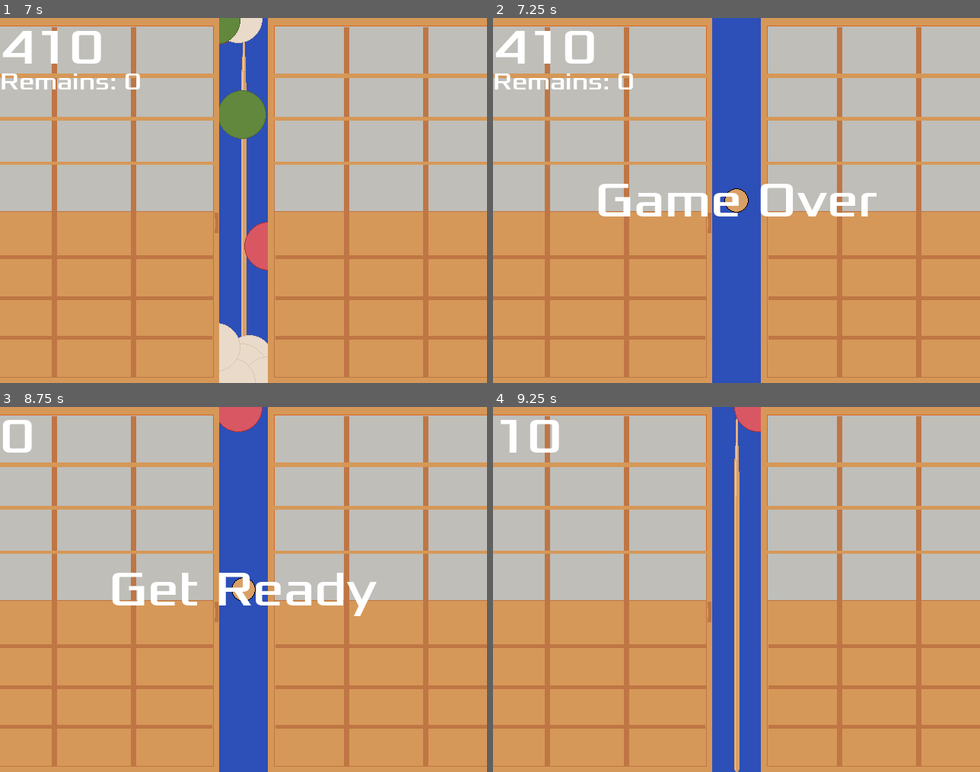
Above: before the commit, frames 1-4 (two rows, left to right).
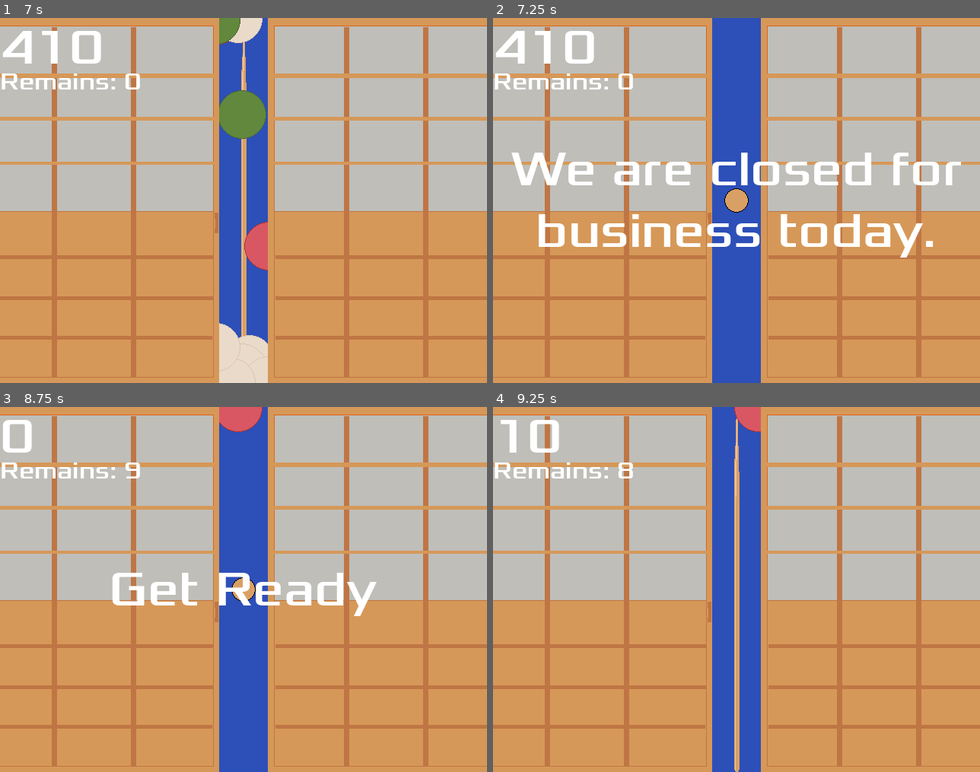
Above: after the commit, the same moments.

Repository: zundouz/ldjam54_odango
Game: Godot game, scene res://main.tscn
Same seed, same stepped clock (60 frames per second), same inputs: the game is played once before the commit and once after it.
Inputs (mouse positions are in pixels of both pictures, inside the frame that each line leads up to):
- Up to frame 1 (7 s): tap Space (space) at 0.5, 2, 2.1, 5.1 s; move the mouse to (350, 182) at 0.52 s; hold Up (move_up) 0.53-1.28 s; tap Enter (enter) at 0.6, 3.6, 6.6 s; move the mouse to (146, 218) at 1.27 s; click (146, 218) at 1.35 s; move the mouse to (292, 120) at 2.02 s; hold Up (move_up) 2.03-3.53 s; move the mouse to (219, 273) at 2.77 s; tap W (w_key) at 2.85, 5.85 s; move the mouse to (389, 255) at 3.52 s; move the mouse to (97, 145) at 4.27 s; click (97, 145) at 4.35 s; move the mouse to (267, 200) at 5.02 s; move the mouse to (170, 109) at 5.77 s; hold Up (move_up) from 5.78 s (still down); move the mouse to (350, 182) at 6.52 s
- Up to frame 2 (7.25 s): keep holding Up (move_up)
- Up to frame 3 (8.75 s): move the mouse to (146, 607) at 7.27 s; click (146, 607) at 7.35 s; tap Space (space) at 8, 8.1 s; move the mouse to (292, 509) at 8.02 s; release Up (move_up) at 8.03 s
- Up to frame 4 (9.25 s): move the mouse to (712, 662) at 8.77 s; tap W (w_key) at 8.85 s

Frame 1 is identical in both runs. In frame 2, 7.4% of the frame differs, in the area x 3-97%, y 36-66%; in frame 3, 0.5%; in frame 4, 0.5%.

Commit message:
fix: リザルトからループしてインゲーム入るとremainsのUI消えるバグ修正
- 対症療法みたいな感じで、原因はつかめていない
- どうやら、show_game_overが絡んでるみたいだけど…

Diff:
--- a/hud.gd
+++ b/hud.gd
@@ -9,11 +9,11 @@
 	$MessageTimer.start()
 
 func show_game_over():
-	show_message("Game Over")
+	show_message("We are closed for business today.")
 	await $MessageTimer.timeout
 	# $Message.text = "Odango"
 	$Message.show()
-	$RemainLabel.hide()
+	# $RemainLabel.hide()
 	await get_tree().create_timer(1).timeout
 #	$StartButton.show()
 
--- a/player.gd
+++ b/player.gd
@@ -29,7 +29,7 @@
 		if MyGlobal.game_state != MyGlobal.game_state_type.InGame:
 			return # リザルト→タイトルに戻れなくなるバグの対策
 		# ついでに、ここで串の現象判定をする
-		if MyGlobal.remained_skewer <= 0:
+		if MyGlobal.remained_skewer <= 0 and MyGlobal.game_state != MyGlobal.game_state_type.Title:
 			MyGlobal.game_state = MyGlobal.game_state_type.Result
 		if MyGlobal.is_decide_key_just_pressed():
 			MyGlobal.remained_skewer -= 1
